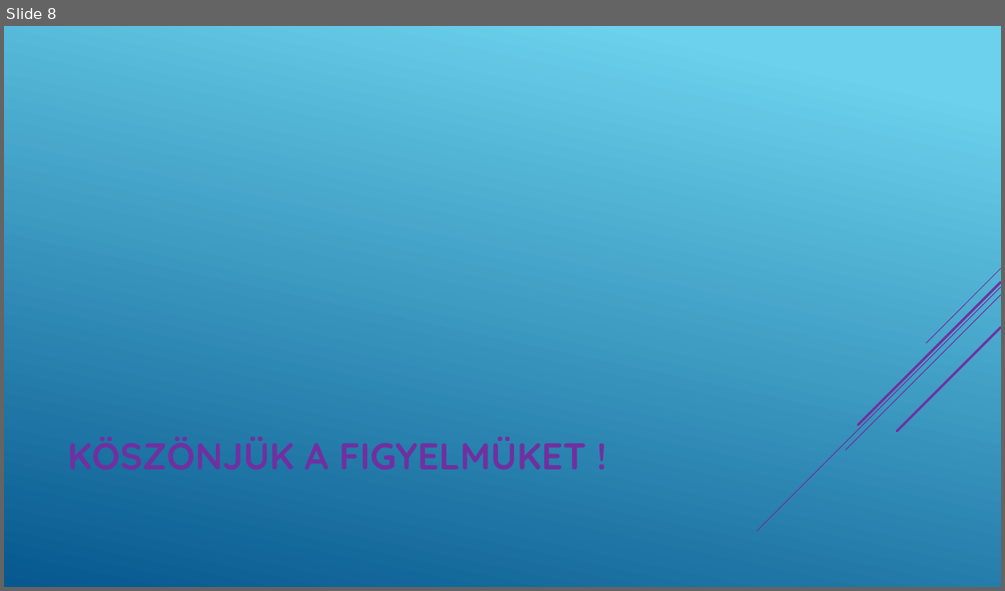
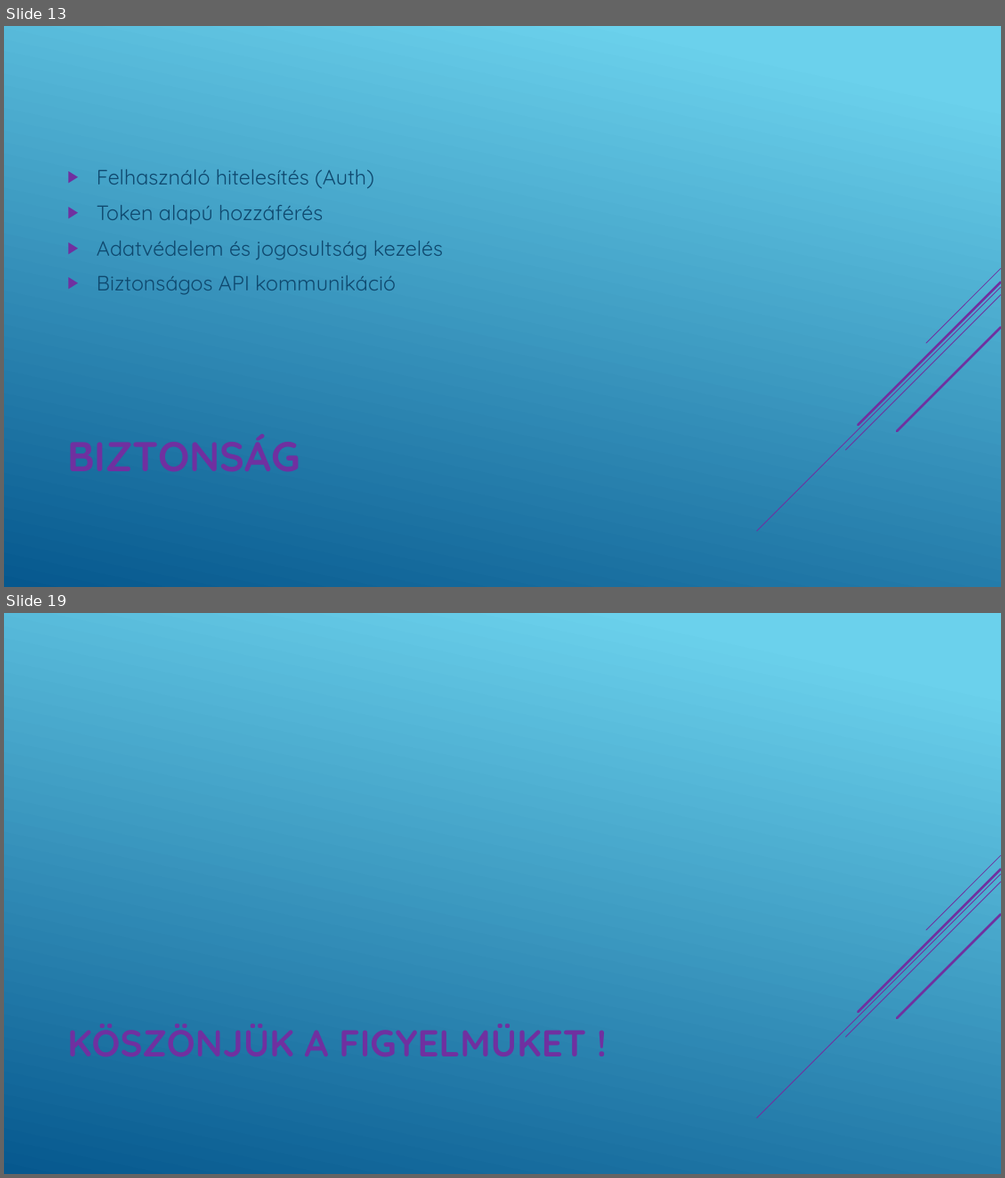
Before and after one commit to SutusRobert/13.S2_6_vizsgaelemek, a slide deck: PPT/Magic Fridge.pptx. Shown one above the other, each under a label of ours: slide 8 before the commit, slides 13 and 19 after it; the slides between them are not shown. The pictures are 1005x591 and 1005x1178 pixels, drawn with LibreOffice and Linux fonts; fonts in the diff are those of the drawing. Boxes give left, top, right and bottom in pixels: in the first picture for what was removed or moved away, otherwise in the second. Text is boxed around its words. In the diff, an @@ line names an element or a change of style, - is before the commit and + after.

```diff
--- a/PPT/Magic Fridge.pptx
+++ b/PPT/Magic Fridge.pptx
@@ slide 13 added at bbox=[4, 26, 1001, 587], background gradient #6ED2EB to #06588E; not listed: 5 template elements that a slide beside it also shows @@
@@ text added at bbox=[97, 169, 443, 295], 20 pt, text #0F496F @@
+▶ Felhasználó hitelesítés (Auth)
+▶ Token alapú hozzáférés
+▶ Adatvédelem és jogosultság kezelés
+▶ Biztonságos API kommunikáció
@@ what was slide 8 is now slide 19 @@
```
Also in this commit, not shown: 6 slides changed, 11 other slides added, 1 slide removed.
